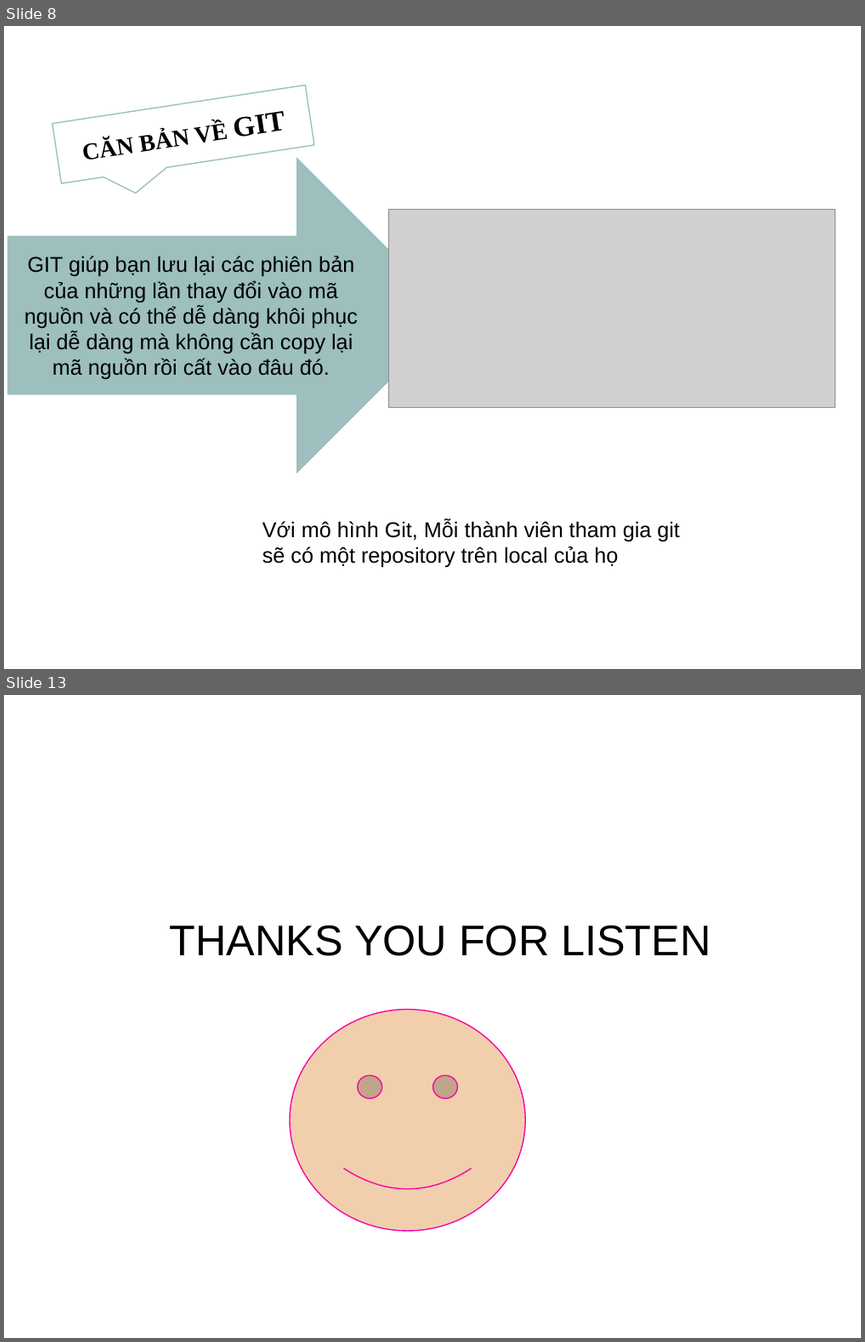
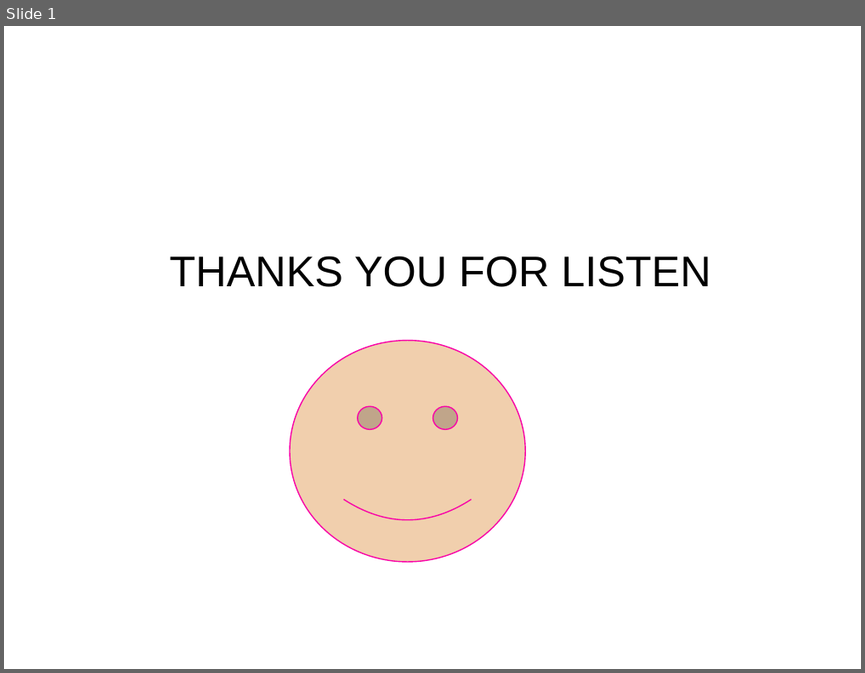
Before and after one commit to vothihoangyen/demo8-6-2017, a slide deck: 1.pptx. Shown one above the other, each under a label of ours: slides 8 and 13 before the commit, slide 1 after it; the slides between them are not shown. The pictures are 865x1342 and 865x673 pixels, drawn with LibreOffice and Linux fonts; fonts in the diff are those of the drawing; grey boxes stand for pictures; background and template pictures are left out. Boxes give left, top, right and bottom in pixels: in the first picture for what was removed or moved away, otherwise in the second. Text is boxed around its words. In the diff, an @@ line names an element or a change of style, - is before the commit and + after.

```diff
--- a/1.pptx
+++ b/1.pptx
@@ slide 8 removed at (4,26,861,669), background #FFFFFF; not listed: 1 template element that a slide beside it also shows @@
@@ speech box removed at (52,86,315,183) @@
-CĂN BẢN VỀ GIT
@@ right arrow removed at (7,154,456,476) @@
-GIT giúp bạn lưu lại các phiên bản của những lần thay đổi vào mã nguồn và có thể dễ dàng khôi phục lại dễ dàng mà không cần copy lại mã nguồn rồi cất vào đâu đó.
@@ picture removed at (389,209,835,407) @@
@@ text removed at (262,520,680,567) @@
-Với mô hình Git, Mỗi thành viên tham gia git sẽ có một repository trên local của họ
@@ what was slide 13 is now slide 1 @@
```
Also in this commit, not shown: 11 other slides removed.
